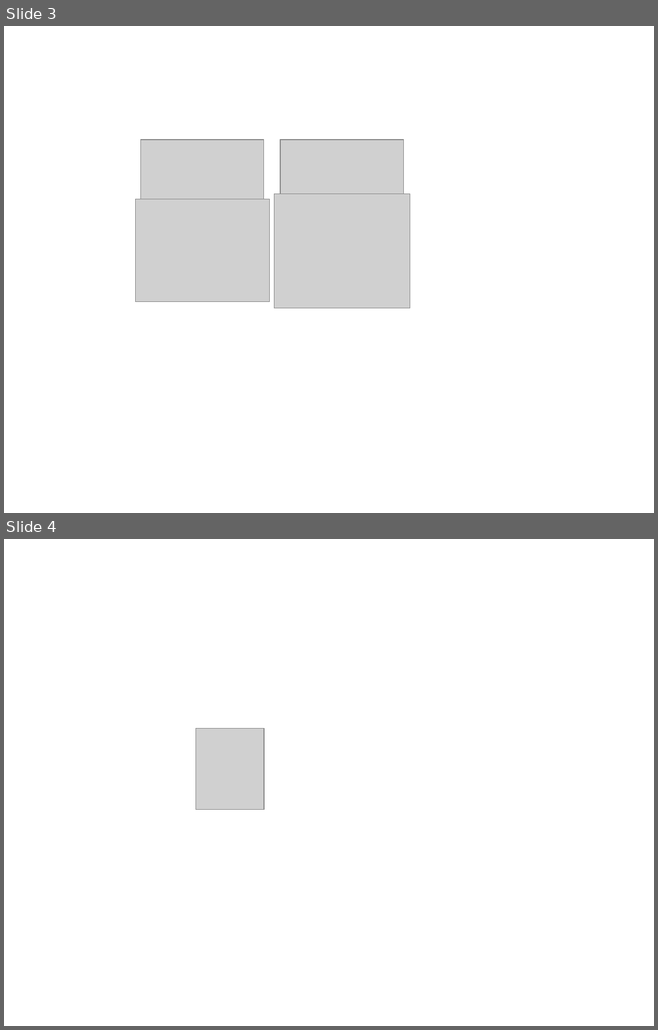
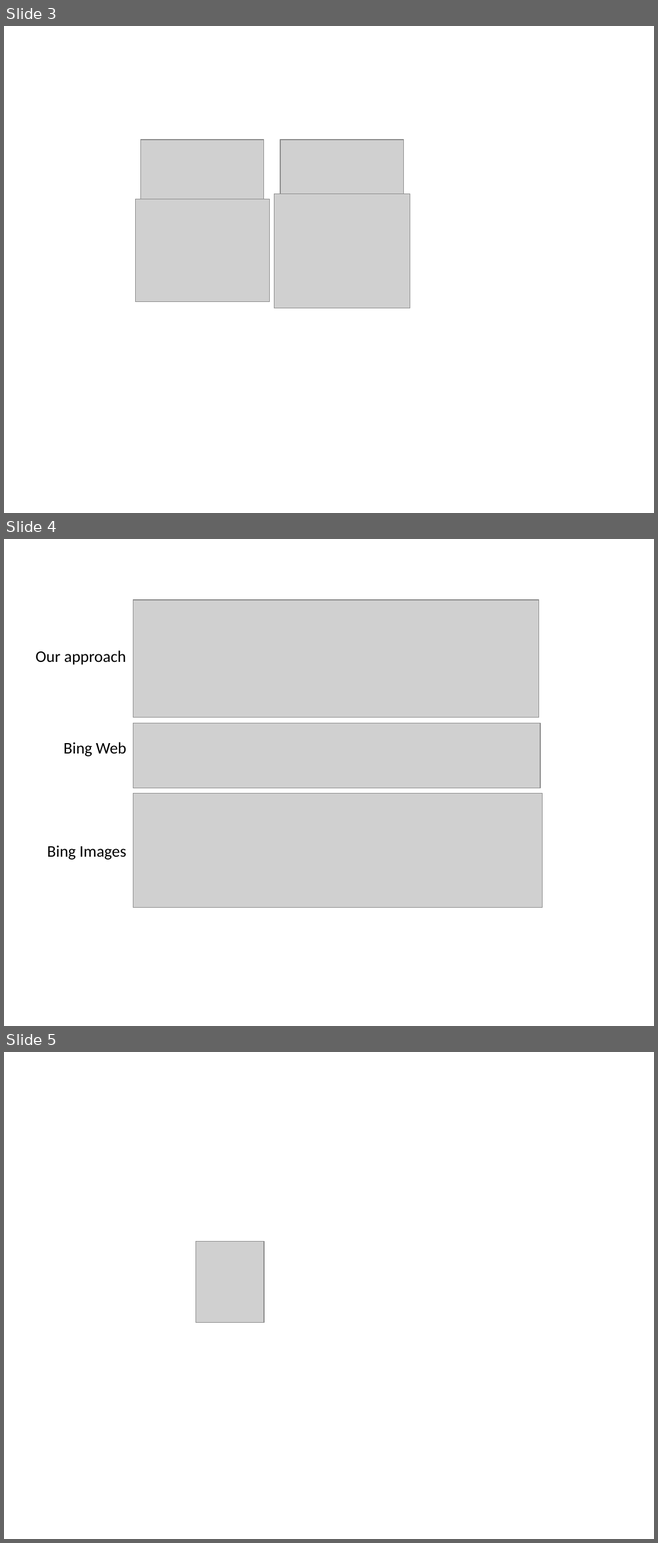
Before and after one commit to doubleshow/papers, a slide deck: figure/figures.pptx. Shown one above the other, each under a label of ours: slides 3 and 4 before the commit, slides 3, 4 and 5 after it. The pictures are 658x1030 and 658x1543 pixels, drawn with LibreOffice and Linux fonts; fonts in the diff are those of the drawing; grey boxes stand for pictures. Boxes give left, top, right and bottom in pixels: in the first picture for what was removed or moved away, otherwise in the second. Text is boxed around its words. In the diff, an @@ line names an element or a change of style, - is before the commit and + after.

Commit message:
figure pptx

```diff
--- a/figure/figures.pptx
+++ b/figure/figures.pptx
@@ slide 4 added at [4, 539, 654, 1026], background #FFFFFF @@
@@ picture added at [133, 600, 539, 718] @@
@@ text added at [35, 650, 126, 665], 18 pt, text #000000 @@
+Our approach
@@ picture added at [133, 723, 540, 788] @@
@@ text added at [64, 742, 126, 756], 18 pt, text #000000 @@
+Bing Web
@@ picture added at [133, 794, 542, 908] @@
@@ text added at [47, 845, 126, 860], 18 pt, text #000000 @@
+Bing Images
@@ what was slide 4 is now slide 5 @@
```
Also in this commit, not shown: 1 slide changed, 2 other slides added.
